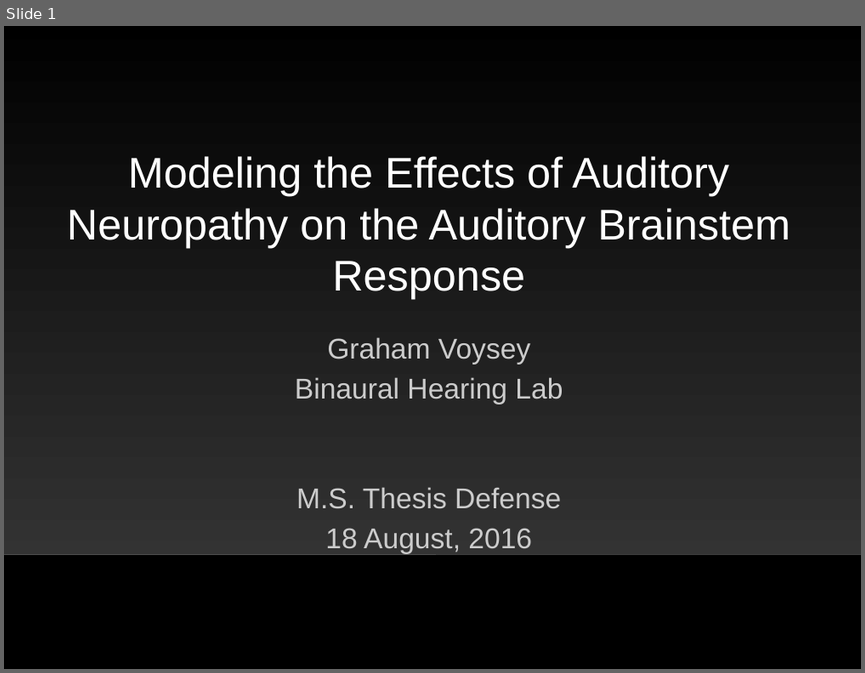
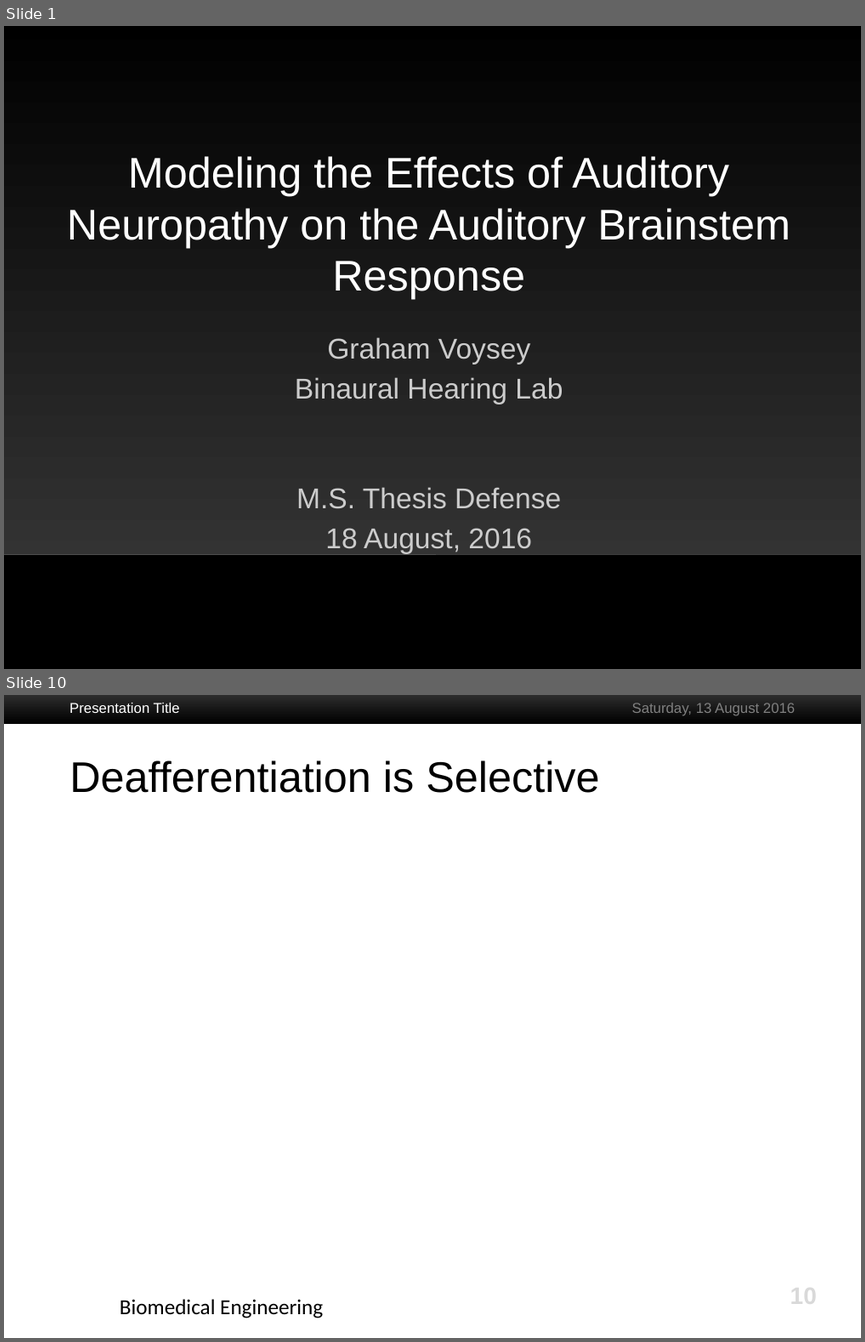
Before and after one commit to gvoysey/thesis, a slide deck: slides/voysey-thesis.pptx. Shown one above the other, each under a label of ours: slide 1 before the commit, slides 1 and 10 after it; the slides between them are not shown. The pictures are 865x673 and 865x1342 pixels, drawn with LibreOffice and Linux fonts; fonts in the diff are those of the drawing; background and template pictures are left out. Boxes give left, top, right and bottom in pixels: in the first picture for what was removed or moved away, otherwise in the second. Text is boxed around its words. In the diff, an @@ line names an element or a change of style, - is before the commit and + after.

```diff
--- a/slides/voysey-thesis.pptx
+++ b/slides/voysey-thesis.pptx
@@ slide 10 added at (4,695,861,1338), background #FFFFFF @@
@@ rectangle added at (4,695,861,723), fill gradient #333333 to #000000 @@
@@ text added at (69,703,180,713), 12 pt, text #FFFFFF @@
+Presentation Title
@@ text added at (632,703,794,715), 12 pt, text #808080 @@
+Saturday, 13 August 2016
@@ title added at (69,760,599,793), 36 pt, text #000000 @@
+Deafferentiation is Selective
@@ text added at (120,1299,323,1318), 18 pt, text #000000 @@
+Biomedical Engineering
@@ page number added at (790,1282,817,1309), 20 pt, text #D9D9D9, bold @@
+10
```
Also in this commit, not shown: 5 slides changed, 7 other slides added, 1 slide removed.
